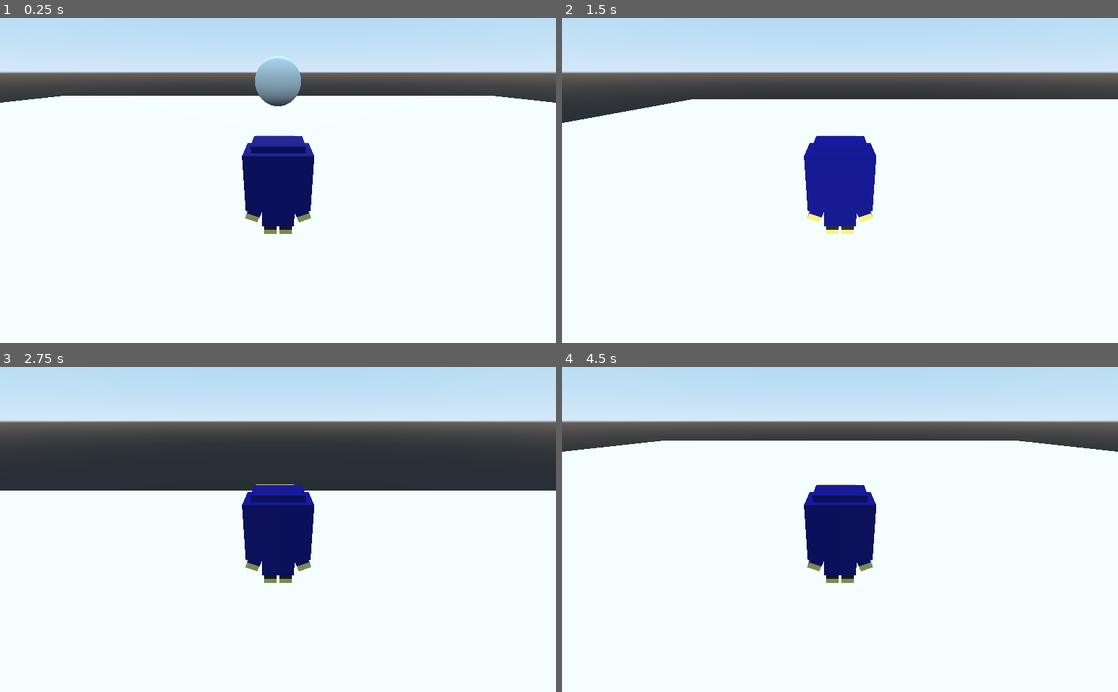
Above: before the commit, frames 1-4 (two rows, left to right).
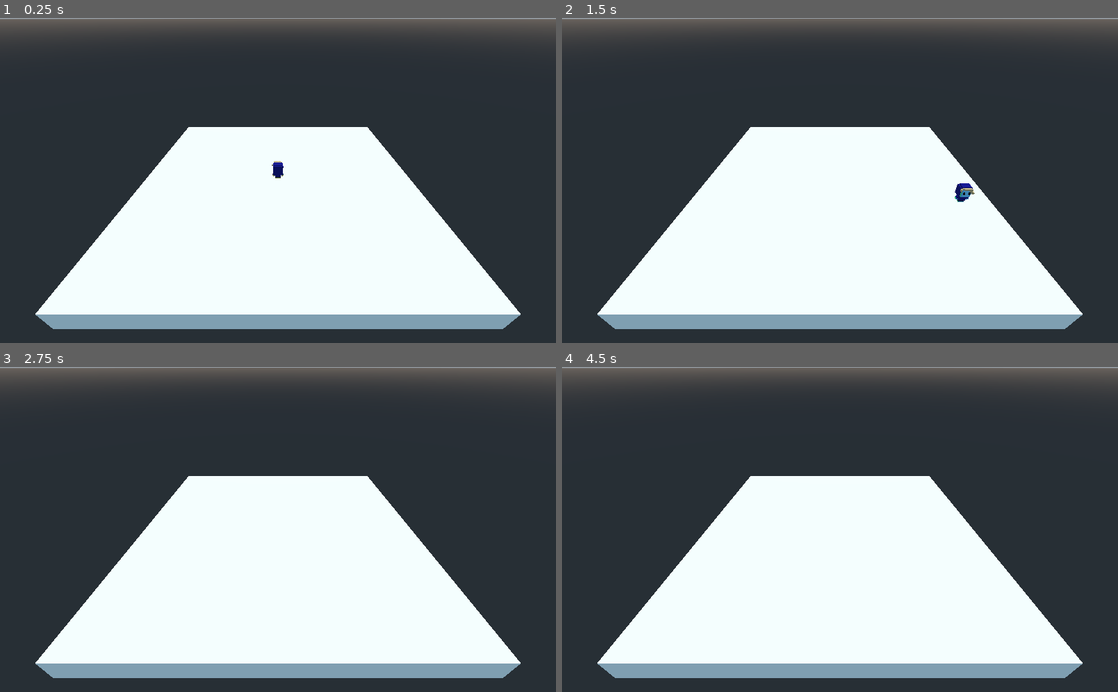
Above: after the commit, the same moments.

Repository: coffandro/Wizards
Game: Godot game, scene res://Main.tscn
Two runs of this game, one before a commit and one after it. Both use one fixed random seed, a clock stepped at 60 frames per second and the inputs below.
Inputs (mouse positions are in pixels of both pictures, inside the frame that each line leads up to):
- Up to frame 1 (0.25 s): no input
- Up to frame 2 (1.5 s): tap Enter at 0.5 s; move the mouse to (962, 164) at 0.52 s; hold Right (move_right) 0.53-1.28 s; click (962, 164) at 0.6 s; tap Space (jump) at 0.77 s; move the mouse to (728, 196) at 1.27 s; hold Down (move_back) from 1.28 s (still down); tap Shift (sprint) at 1.35 s
- Up to frame 3 (2.75 s): tap Space (jump) at 1.52 s; move the mouse to (333, 458) at 2.02 s; release Down (move_back) at 2.03 s; hold Right (move_right) from 2.03 s (still down); click (333, 458) at 2.1 s
- Up to frame 4 (4.5 s): move the mouse to (812, 594) at 2.77 s; release Right (move_right) at 2.78 s; hold Up (move_forward) 2.78-3.53 s; tap Shift (sprint) at 2.85, 4.35 s; tap Space (jump) at 3.02, 3.77 s; move the mouse to (1006, 578) at 3.52 s; hold Left (move_left) from 3.53 s (still down); click (1006, 578) at 3.6 s; move the mouse to (673, 480) at 4.27 s

The runs differ from the first frame. In frame 1, 66% of the frame differs, in the area x 0-100%, y 0-100%; in frame 2, 64%; in frame 3, 55%; in frame 4, 67%.

Commit message:
made a new camera system

Diff:
--- a/CamPivot.gd
+++ /dev/null
@@ -1,11 +0,0 @@
-extends Spatial
-
-func _physics_process(_delta):
-	if Input.is_action_pressed("rotate_up"):
-		rotate_object_local(Vector3(1, 0, 0), 0.05)
-	if Input.is_action_pressed("rotate_down"):
-		rotate_object_local(Vector3(1, 0, 0), -0.05)
-	if Input.is_action_pressed("rotate_left"):
-		rotate_y(0.05)
-	if Input.is_action_pressed("rotate_right"):
-		rotate_y(-0.05)
--- a/Main.tscn
+++ b/Main.tscn
@@ -1,14 +1,34 @@
-[gd_scene load_steps=5 format=2]
+[gd_scene load_steps=7 format=2]
 
 [ext_resource path="res://Player.tscn" type="PackedScene" id=1]
 
 [sub_resource type="CubeMesh" id=1]
-size = Vector3( 30, 1, 30 )
+size = Vector3( 15, 1, 15 )
 
 [sub_resource type="BoxShape" id=2]
-extents = Vector3( 15, 0.5, 15 )
+extents = Vector3( 7.5, 0.5, 7.5 )
 
-[sub_resource type="CapsuleMesh" id=3]
+[sub_resource type="CubeMesh" id=5]
+size = Vector3( 3.6, 2.1, 0.01 )
+
+[sub_resource type="Shader" id=4]
+code = "shader_type spatial;
+render_mode unshaded;
+
+const int pixel_size = 4; //resolution must be divisible by pixel_size
+
+void fragment() {
+	float x = float(int(FRAGCOORD.x) % pixel_size);
+	float y = float(int(FRAGCOORD.y) % pixel_size);
+
+	x = FRAGCOORD.x + floor(float(pixel_size) / 2.0) - x;
+	y = FRAGCOORD.y + floor(float(pixel_size) / 2.0) - y;
+
+	ALBEDO = texture(SCREEN_TEXTURE, vec2(x, y) / VIEWPORT_SIZE).xyz;
+}"
+
+[sub_resource type="ShaderMaterial" id=6]
+shader = SubResource( 4 )
 
 [node name="Main" type="Node"]
 
@@ -26,6 +46,11 @@
 [node name="Player" parent="." instance=ExtResource( 1 )]
 transform = Transform( 1, 0, 0, 0, 1, 0, 0, 0, 1, 0, 1, 0 )
 
-[node name="MeshInstance" type="MeshInstance" parent="."]
-transform = Transform( 1, 0, 0, 0, 1, 0, 0, 0, 1, 0, 1.60063, -9.46128 )
-mesh = SubResource( 3 )
+[node name="Camera" type="Camera" parent="."]
+transform = Transform( 1, 0, 0, 0, 0.819152, 0.573577, 0, -0.573577, 0.819152, 0, 8, 11 )
+
+[node name="MeshInstance" type="MeshInstance" parent="Camera"]
+transform = Transform( 1, 0, 0, 0, 1, 0, 0, 0, 1, 0, 0, -1.5 )
+visible = false
+mesh = SubResource( 5 )
+material/0 = SubResource( 6 )
--- a/Player.tscn
+++ b/Player.tscn
@@ -1,30 +1,7 @@
-[gd_scene load_steps=8 format=2]
+[gd_scene load_steps=4 format=2]
 
 [ext_resource path="res://Models/wizard.gltf" type="PackedScene" id=1]
 [ext_resource path="res://Player.gd" type="Script" id=2]
-[ext_resource path="res://CamPivot.gd" type="Script" id=3]
-
-[sub_resource type="CubeMesh" id=5]
-size = Vector3( 3.6, 2.1, 0.01 )
-
-[sub_resource type="Shader" id=4]
-code = "shader_type spatial;
-render_mode unshaded;
-
-const int pixel_size = 4; //resolution must be divisible by pixel_size
-
-void fragment() {
-	float x = float(int(FRAGCOORD.x) % pixel_size);
-	float y = float(int(FRAGCOORD.y) % pixel_size);
-
-	x = FRAGCOORD.x + floor(float(pixel_size) / 2.0) - x;
-	y = FRAGCOORD.y + floor(float(pixel_size) / 2.0) - y;
-
-	ALBEDO = texture(SCREEN_TEXTURE, vec2(x, y) / VIEWPORT_SIZE).xyz;
-}"
-
-[sub_resource type="ShaderMaterial" id=6]
-shader = SubResource( 4 )
 
 [sub_resource type="BoxShape" id=1]
 extents = Vector3( 0.275, 0.475, 0.23 )
@@ -37,18 +14,6 @@
 [node name="wizard" parent="Pivot" instance=ExtResource( 1 )]
 transform = Transform( 1, 0, 0, 0, 1, 0, 0, 0, 1, -0.03, 0, 0 )
 
-[node name="CamPivot" type="Spatial" parent="Pivot"]
-script = ExtResource( 3 )
-
-[node name="Camera" type="Camera" parent="Pivot/CamPivot"]
-transform = Transform( 1, 0, 0, 0, 0.906308, 0.422618, 0, -0.422618, 0.906308, 0, 1.5, 2 )
-
-[node name="MeshInstance" type="MeshInstance" parent="Pivot/CamPivot/Camera"]
-transform = Transform( 1, 0, 0, 0, 1, 0, 0, 0, 1, 0, 0, -1.5 )
-visible = false
-mesh = SubResource( 5 )
-material/0 = SubResource( 6 )
-
 [node name="CollisionShape" type="CollisionShape" parent="."]
-transform = Transform( 1, 0, 0, 0, 1, 0, 0, 0, 1, 0, 0.485, 0.045 )
+transform = Transform( 1, 0, 0, 0, 1, 0, 0, 0, 1, 0, 0.48, 0.045 )
 shape = SubResource( 1 )
